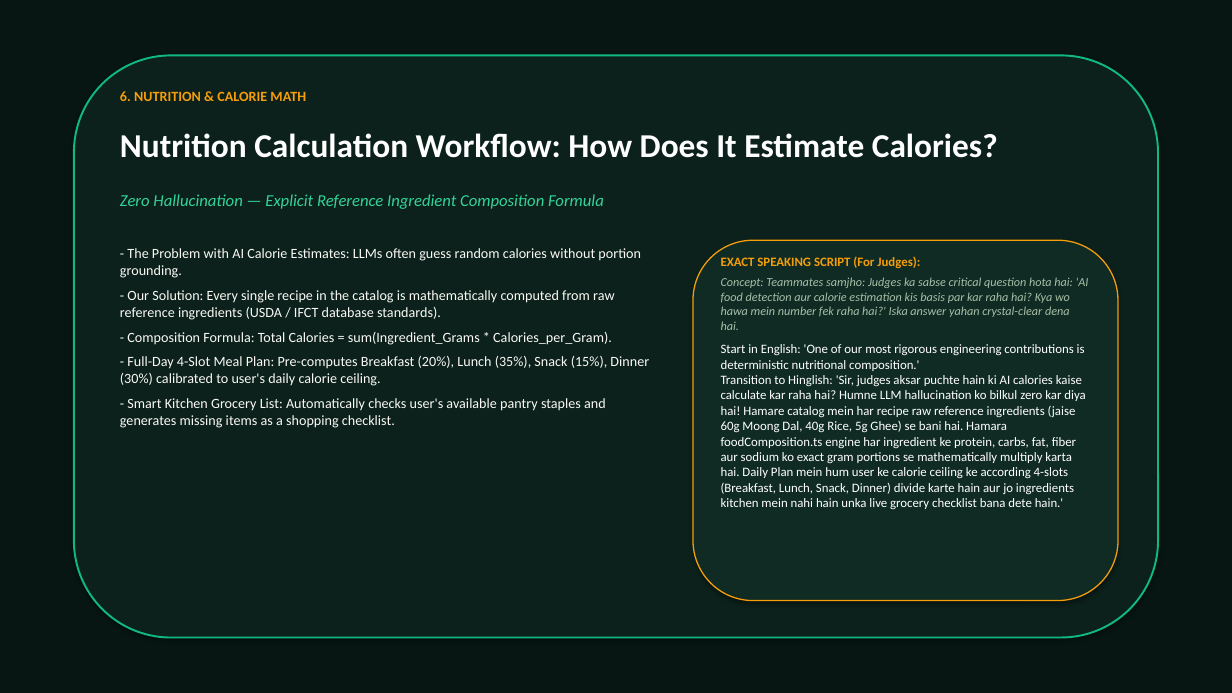
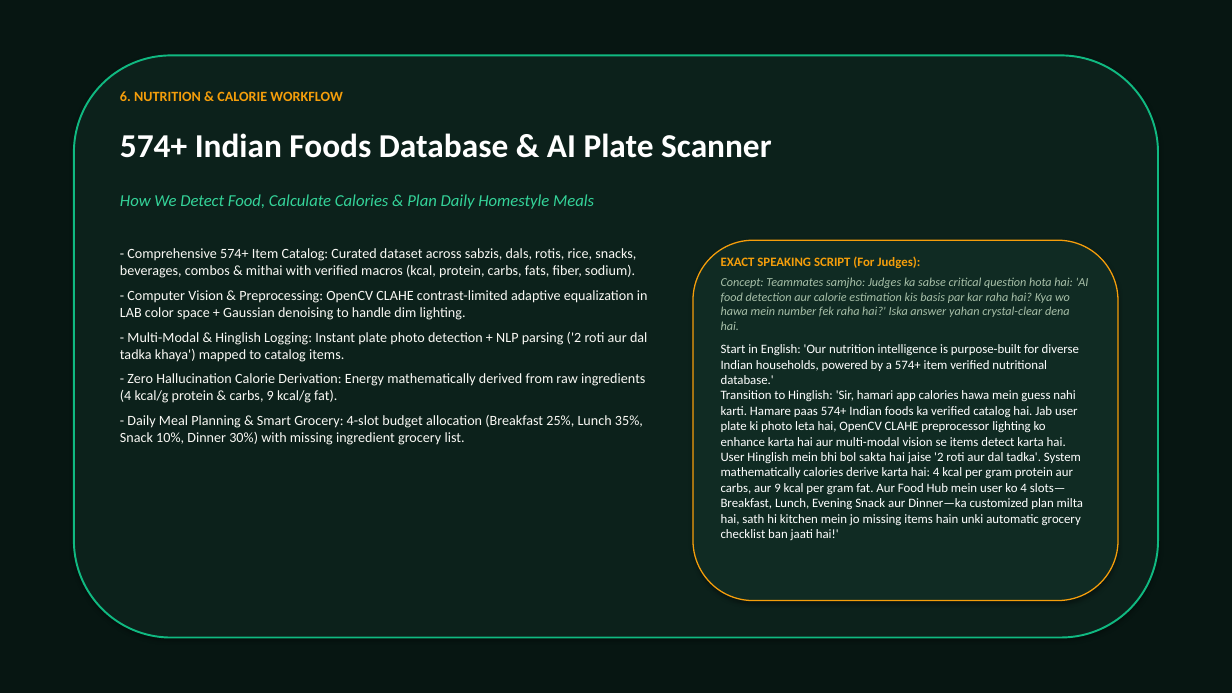
Before and after one commit to Usa-122210/healthplus, a slide deck: slide 7 of HEALTH_PLUS_PRESENTATION.pptx. Drawn at 1232x693 pixels with LibreOffice and Linux fonts; fonts in the diff are those of the drawing. Boxes give left, top, right and bottom in pixels: in the first picture for what was removed or moved away, otherwise in the second. Text is boxed around its words. In the diff, an @@ line names an element or a change of style, - is before the commit and + after.

Commit message:
feat(integration): integrate Team CASA Vital nutrition engine (574+ foods, AI scanner) and Formwise 7-exercise MediaPipe repetition counter

```diff
--- a/HEALTH_PLUS_PRESENTATION.pptx
+++ b/HEALTH_PLUS_PRESENTATION.pptx
@@ text at box(120, 91, 342, 101): text changed @@
-6. NUTRITION & CALORIE MATH
+6. NUTRITION & CALORIE WORKFLOW
@@ text at box(120, 133, 771, 158): text changed @@
-Nutrition Calculation Workflow: How Does It Estimate Calories?
+574+ Indian Foods Database & AI Plate Scanner
@@ text at box(120, 194, 594, 209): text changed @@
-Zero Hallucination — Explicit Reference Ingredient Composition Formula
+How We Detect Food, Calculate Calories & Plan Daily Homestyle Meals
@@ text at box(120, 248, 648, 445): text changed @@
-- The Problem with AI Calorie Estimates: LLMs often guess random calories without portion grounding.
-- Our Solution: Every single recipe in the catalog is mathematically computed from raw reference ingredients (USDA / IFCT database standards).
-- Composition Formula: Total Calories = sum(Ingredient_Grams * Calories_per_Gram).
-- Full-Day 4-Slot Meal Plan: Pre-computes Breakfast (20%), Lunch (35%), Snack (15%), Dinner (30%) calibrated to user's daily calorie ceiling.
-- Smart Kitchen Grocery List: Automatically checks user's available pantry staples and generates missing items as a shopping checklist.
+- Comprehensive 574+ Item Catalog: Curated dataset across sabzis, dals, rotis, rice, snacks, beverages, combos & mithai with verified macros (kcal, protein, carbs, fats, fiber, sodium).
+- Computer Vision & Preprocessing: OpenCV CLAHE contrast-limited adaptive equalization in LAB color space + Gaussian denoising to handle dim lighting.
+- Multi-Modal & Hinglish Logging: Instant plate photo detection + NLP parsing ('2 roti aur dal tadka khaya') mapped to catalog items.
+- Zero Hallucination Calorie Derivation: Energy mathematically derived from raw ingredients (4 kcal/g protein & carbs, 9 kcal/g fat).
+- Daily Meal Planning & Smart Grocery: 4-slot budget allocation (Breakfast 25%, Lunch 35%, Snack 10%, Dinner 30%) with missing ingredient grocery list.
@@ text at box(721, 344, 1083, 540): text changed @@
-Start in English: 'One of our most rigorous engineering contributions is deterministic nutritional composition.'
-Transition to Hinglish: 'Sir, judges aksar puchte hain ki AI calories kaise calculate kar raha hai? Humne LLM hallucination ko bilkul zero kar diya hai! Hamare catalog mein har recipe raw reference ingredients (jaise 60g Moong Dal, 40g Rice, 5g Ghee) se bani hai. Hamara foodComposition.ts engine har ingredient ke protein, carbs, fat, fiber aur sodium ko exact gram portions se mathematically multiply karta hai. Daily Plan mein hum user ke calorie ceiling ke according 4-slots (Breakfast, Lunch, Snack, Dinner) divide karte hain aur jo ingredients kitchen mein nahi hain unka live grocery checklist bana dete hain.'
+Start in English: 'Our nutrition intelligence is purpose-built for diverse Indian households, powered by a 574+ item verified nutritional database.'
+Transition to Hinglish: 'Sir, hamari app calories hawa mein guess nahi karti. Hamare paas 574+ Indian foods ka verified catalog hai. Jab user plate ki photo leta hai, OpenCV CLAHE preprocessor lighting ko enhance karta hai aur multi-modal vision se items detect karta hai. User Hinglish mein bhi bol sakta hai jaise '2 roti aur dal tadka'. System mathematically calories derive karta hai: 4 kcal per gram protein aur carbs, aur 9 kcal per gram fat. Aur Food Hub mein user ko 4 slots—Breakfast, Lunch, Evening Snack aur Dinner—ka customized plan milta hai, sath hi kitchen mein jo missing items hain unki automatic grocery checklist ban jaati hai!'
```
Also in this commit, not shown: 2 other slides changed, 38 other files.
